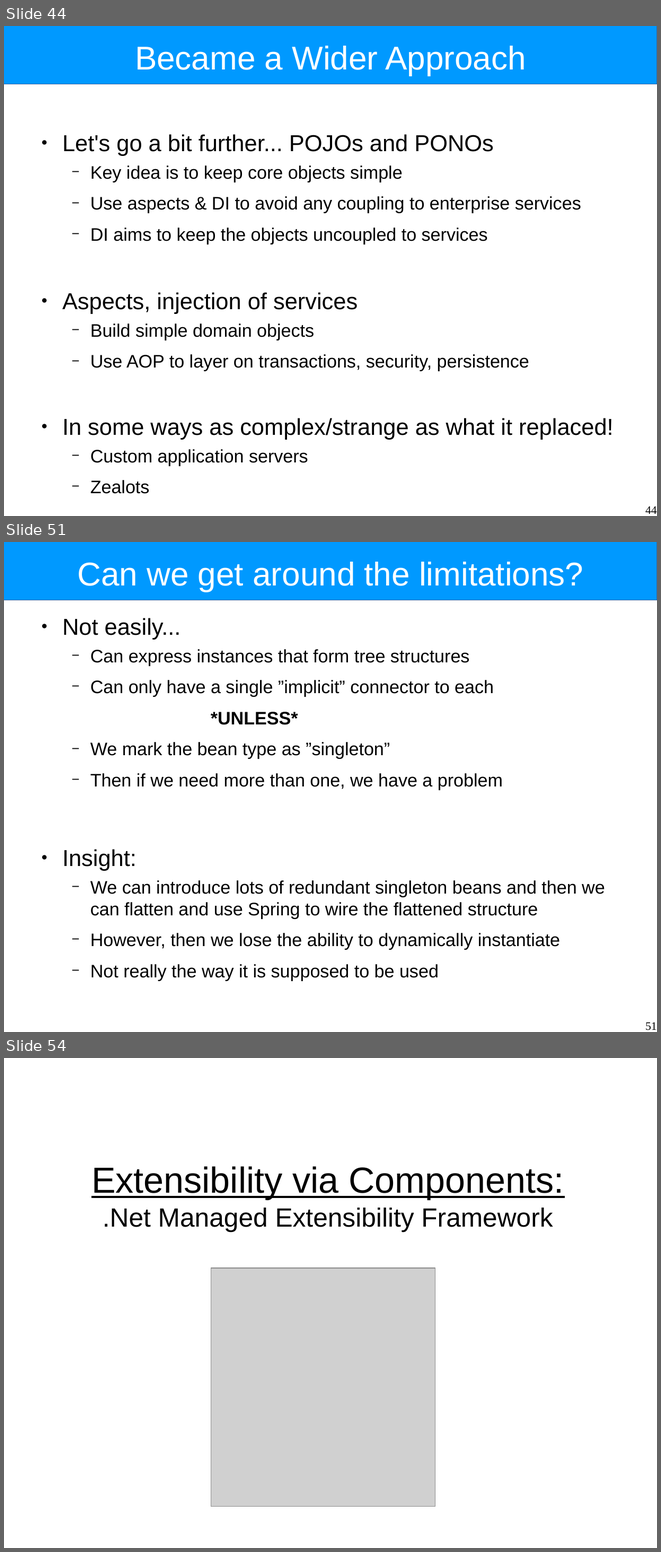
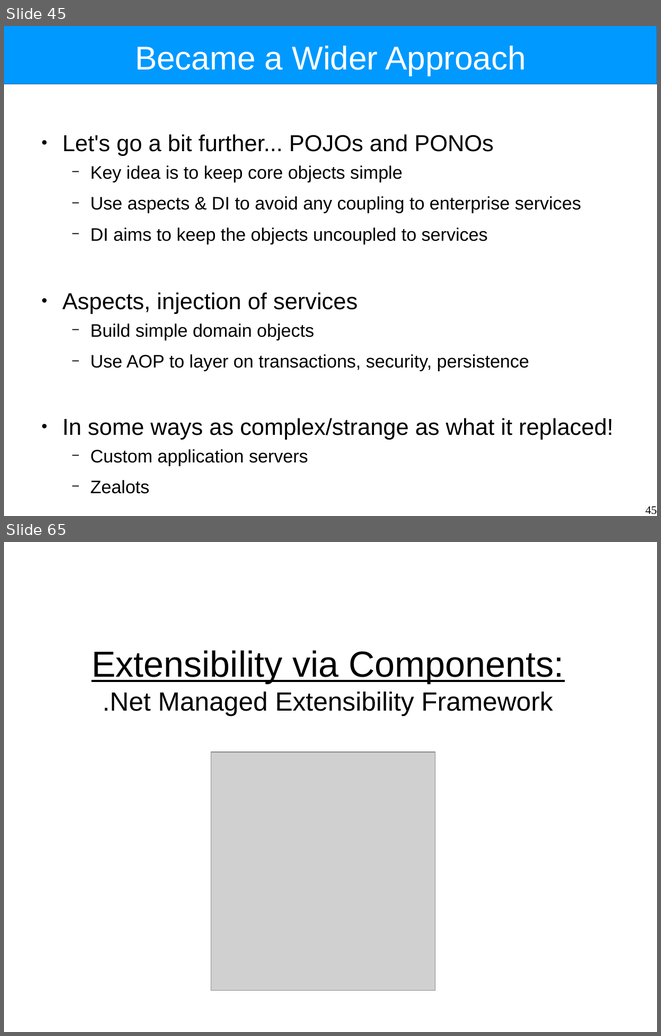
Before and after one commit to Intrinsarc/intrinsarc-evolve, a slide deck: Academic Work/lectures/components.odp. Shown one above the other, each under a label of ours: slides 44, 51 and 54 before the commit, slides 45 and 65 after it; the slides between them are not shown. The pictures are 661x1552 and 661x1036 pixels, drawn with LibreOffice and Linux fonts; fonts in the diff are those of the drawing; grey boxes stand for pictures. Boxes give left, top, right and bottom in pixels: in the first picture for what was removed or moved away, otherwise in the second. Text is boxed around its words. In the diff, an @@ line names an element or a change of style, - is before the commit and + after.

```diff
--- a/Academic Work/lectures/components.odp
+++ b/Academic Work/lectures/components.odp
@@ slide 51 removed at bbox=[4, 542, 657, 1032], background #FFFFFF; not listed: 1 template element that a slide beside it also shows @@
@@ title removed at bbox=[77, 562, 583, 592] @@
-Can we get around the limitations?
@@ text removed at bbox=[62, 618, 605, 980] @@
-● Not easily...
-  − Can express instances that form tree structures
-  − Can only have a single ”implicit” connector to each
-  *UNLESS*
-  − We mark the bean type as ”singleton”
-  − Then if we need more than one, we have a problem
-● Insight:
-  − We can introduce lots of redundant singleton beans and then we can flatten and use Spring to wire the flattened structure
-  − However, then we lose the ability to dynamically instantiate
-  − Not really the way it is supposed to be used
@@ page number removed at bbox=[645, 1022, 657, 1030] @@
-51
@@ what was slide 44 is now slide 45 @@
@@ page number at bbox=[645, 506, 657, 514]: text changed @@
-44
+45
@@ what was slide 54 is now slide 65 @@
```
Also in this commit, not shown: 13 slides changed, 25 slides added, 8 other slides removed, 3 other files.
